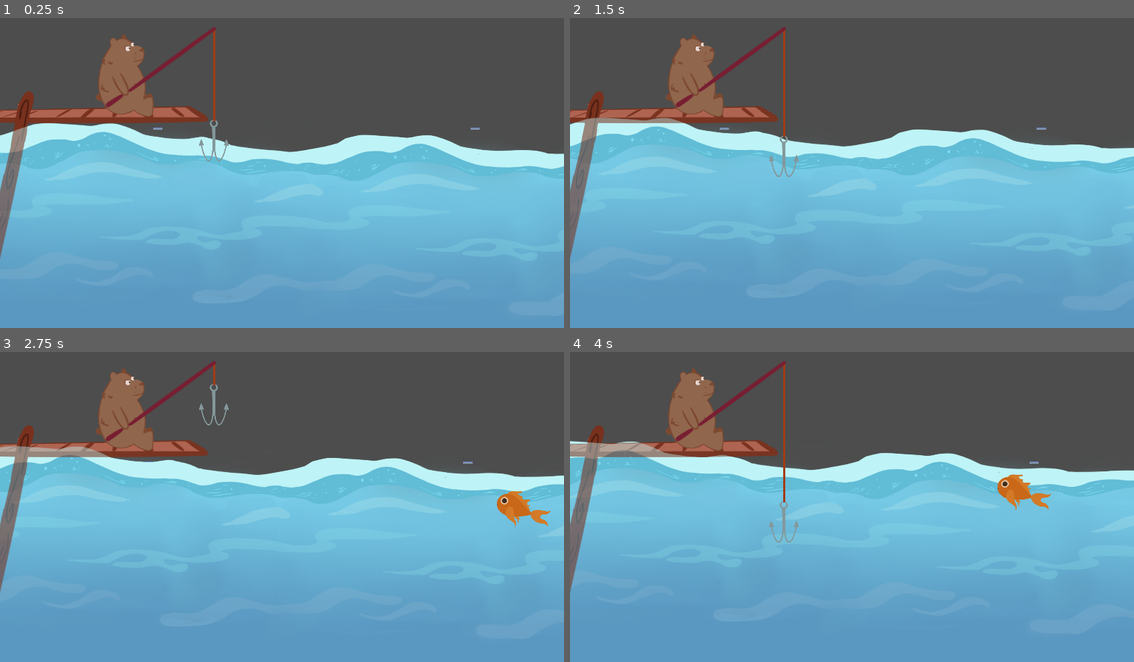
Above: before the commit, frames 1-4 (two rows, left to right).
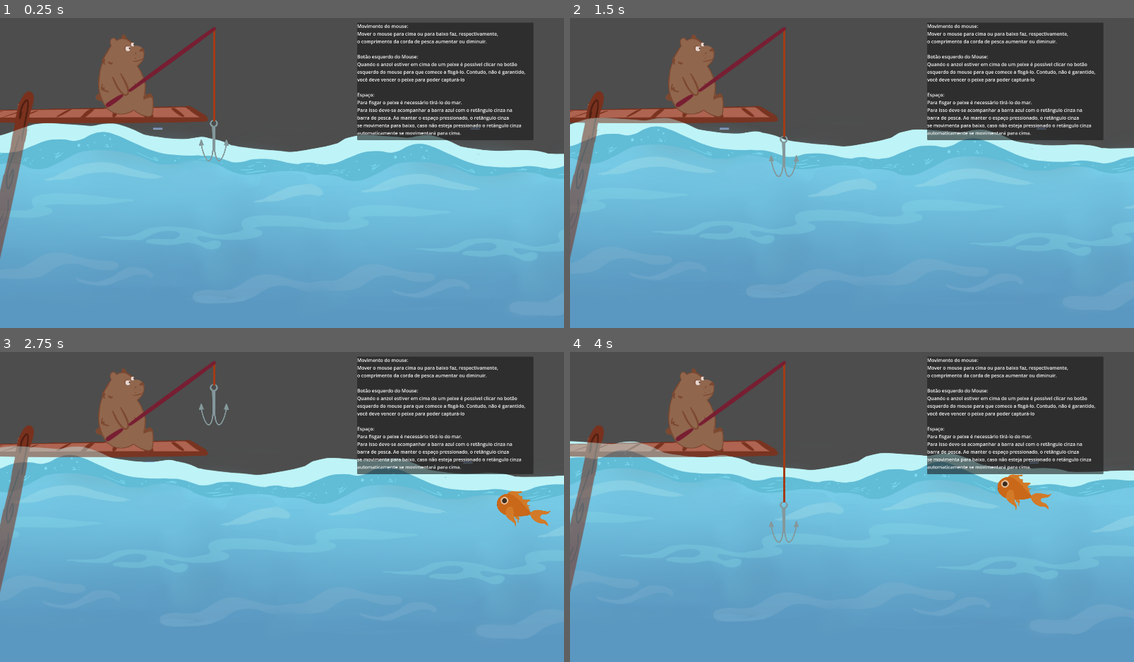
Above: after the commit, the same moments.

Repository: pagodepaiva/gamejam-
Game: Godot game, scene res://Scenes/display.tscn
Two runs of this game, one before a commit and one after it. Both use one fixed random seed, a clock stepped at 60 frames per second and the inputs below. Sound files missing from this copy of the repository are replaced by a short silence.
Inputs (mouse positions are in pixels of both pictures, inside the frame that each line leads up to):
- Up to frame 1 (0.25 s): no input
- Up to frame 2 (1.5 s): tap Enter (ui_accept) at 0.5, 0.77 s; move the mouse to (976, 154) at 0.52 s; press the mouse at (976, 154) at 0.53 s; move the mouse to (739, 185) at 1.27 s; release the mouse at (739, 185) at 1.28 s; click (739, 185) at 1.35 s
- Up to frame 3 (2.75 s): tap Enter (ui_accept) at 1.52 s; move the mouse to (338, 432) at 2.02 s; press the mouse at (338, 432) at 2.03 s
- Up to frame 4 (4 s): move the mouse to (823, 565) at 2.77 s; release the mouse at (823, 565) at 2.78 s; click (823, 565) at 2.85 s; tap Enter (ui_accept) at 3.02, 3.77 s; move the mouse to (1021, 550) at 3.52 s; press the mouse at (1021, 550) at 3.53 s

The runs differ from the first frame. In frame 1, 11% of the frame differs, in the area x 63-95%, y 1-40%; in frame 2, 11%; in frame 3, 11%; in frame 4, 11%.

Commit message:
Build final da gamejam

Diff:
--- a/Scenes/display.gd
+++ b/Scenes/display.gd
@@ -11,3 +11,12 @@
 # Called every frame. 'delta' is the elapsed time since the previous frame.
 func _process(delta: float) -> void:
 	pass
+
+
+func _on_timer_timeout() -> void:
+	$Panel.hide()
+	$Panel.queue_free()
+
+
+func _on_musica_finished() -> void:
+	$Musica.play()
--- a/Scenes/display.tscn
+++ b/Scenes/display.tscn
@@ -9,6 +9,7 @@
 [ext_resource type="PackedScene" uid="uid://b5x0hxo5a6v5y" path="res://Scenes/DEBUG/Anzol.tscn" id="6_kqovv"]
 [ext_resource type="PackedScene" uid="uid://dp81m2kv008o" path="res://Scenes/FishingMinigame/fishing_minigame.tscn" id="8_ta6q2"]
 [ext_resource type="Texture2D" uid="uid://bannphej7lm0n" path="res://Atlas_Texture/fishing_rod.tres" id="9_k3tsf"]
+[ext_resource type="AudioStream" uid="uid://dfkyvs8wh4dix" path="res://Music/Musica.wav" id="10_t67r2"]
 
 [node name="Display" type="Node2D"]
 script = ExtResource("1_k3q7n")
@@ -43,7 +44,47 @@
 position = Vector2(545, 189)
 texture = ExtResource("9_k3tsf")
 
+[node name="Panel" type="Panel" parent="."]
+offset_left = 1216.0
+offset_top = 40.0
+offset_right = 1816.0
+offset_bottom = 440.0
+metadata/_edit_use_anchors_ = true
+
+[node name="Label" type="Label" parent="Panel"]
+layout_mode = 0
+offset_right = 1694.0
+offset_bottom = 205.0
+text = "Movimento do mouse:
+Mover o mouse para cima ou para baixo faz, respectivamente,
+o comprimento da corda de pesca aumentar ou diminuir.
+
+Botão esquerdo do Mouse:
+Quando o anzol estiver em cima de um peixe é possível clicar no botão
+esquerdo do mouse para que comece a fisgá-lo. Contudo, não é garantido,
+você deve vencer o peixe para poder capturá-lo
+
+Espaço:
+Para fisgar o peixe é necessário tirá-lo do mar.
+Para isso deve-se acompanhar a barra azul com o retângulo cinza na
+barra de pesca. Ao manter o espaço pressionado, o retângulo cinza
+se movimenta para baixo, caso não esteja pressionado o retângulo cinza
+automaticamente se movimentará para cima.
+"
+autowrap_mode = 3
+metadata/_edit_use_anchors_ = true
+
+[node name="Timer" type="Timer" parent="."]
+wait_time = 40.0
+autostart = true
+
+[node name="Musica" type="AudioStreamPlayer2D" parent="."]
+stream = ExtResource("10_t67r2")
+autoplay = true
+
 [connection signal="hit" from="Anzol" to="FishingMinigame" method="_on_anzol_hit"]
 [connection signal="releasingFish" from="Anzol" to="FishingMinigame" method="_on_anzol_releasing_fish"]
 [connection signal="is_inside" from="FishingMinigame" to="Anzol" method="_on_fishing_minigame_is_inside"]
 [connection signal="is_out" from="FishingMinigame" to="Anzol" method="_on_fishing_minigame_is_out"]
+[connection signal="timeout" from="Timer" to="." method="_on_timer_timeout"]
+[connection signal="finished" from="Musica" to="." method="_on_musica_finished"]
--- a/Scripts/TesteAnzol.gd
+++ b/Scripts/TesteAnzol.gd
@@ -21,8 +21,7 @@
 
 
 func _process(delta: float) -> void:
-	print(collision_layer)
-	print(collision_mask)
+	pass
 
 #Função de colisão, caso o Usuario fisgue o anzol passa a ser um anzol com o peixe
 func _on_body_entered(body: Node2D) -> void:
Binary file added: Executavel/Music/Musica.wav.import
Binary file changed: Executavel/Scenes/bear.gdc
Binary file changed: Executavel/Scenes/display.gdc
Binary file changed: Executavel/Scripts/Fish_Nemo.gdc
Binary file changed: Executavel/Scripts/Fish_UniFish.gdc
Binary file changed: Executavel/Scripts/FishingMinigameScripts/fishing_bar.gdc
Binary file changed: Executavel/Scripts/FishingMinigameScripts/fishing_minigame_line.gdc
Binary file changed: Executavel/Scripts/TesteAnzol.gdc
Binary file changed: Executavel/Scripts/left_roaming_fish.gdc
Binary file changed: Executavel/Scripts/node_2d.gdc
Binary file changed: Executavel/Scripts/random_direction_fish_test.gdc
Binary file changed: Executavel/Scripts/right_roaming_fish.gdc
(and 11 more such lines)
